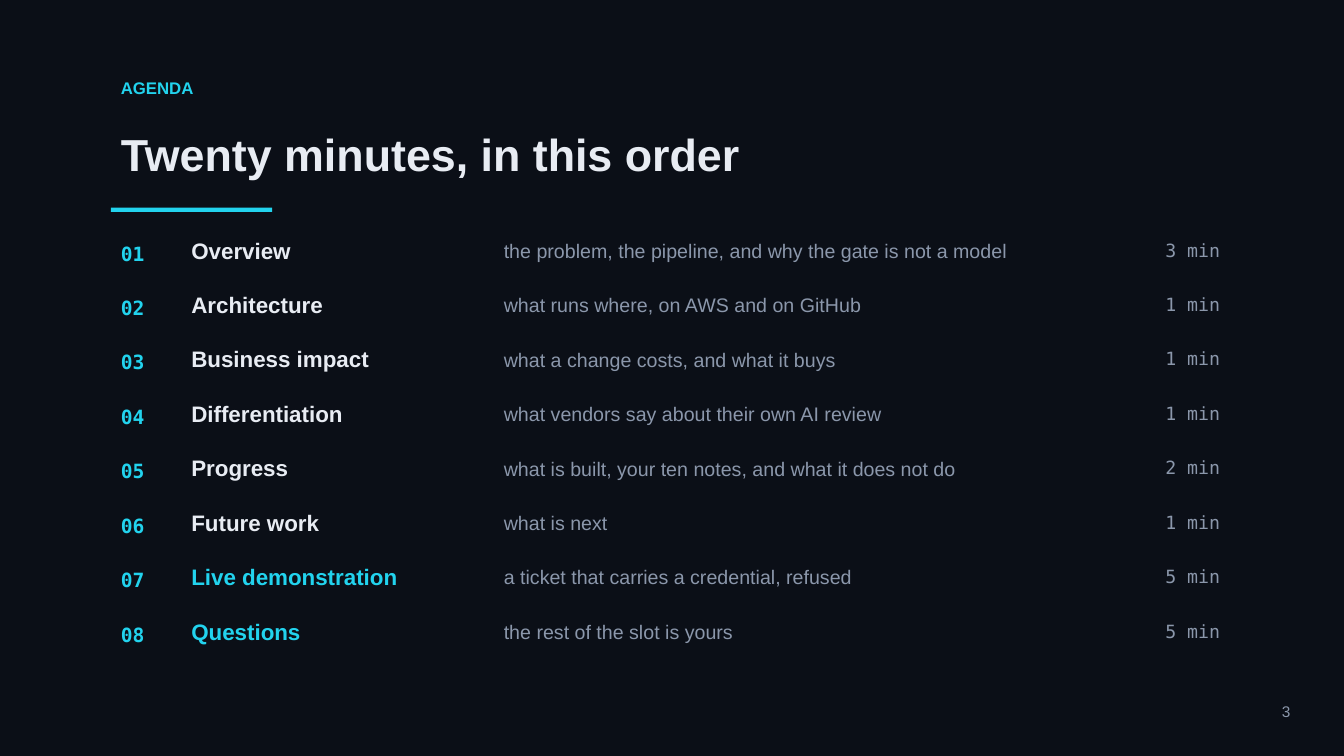
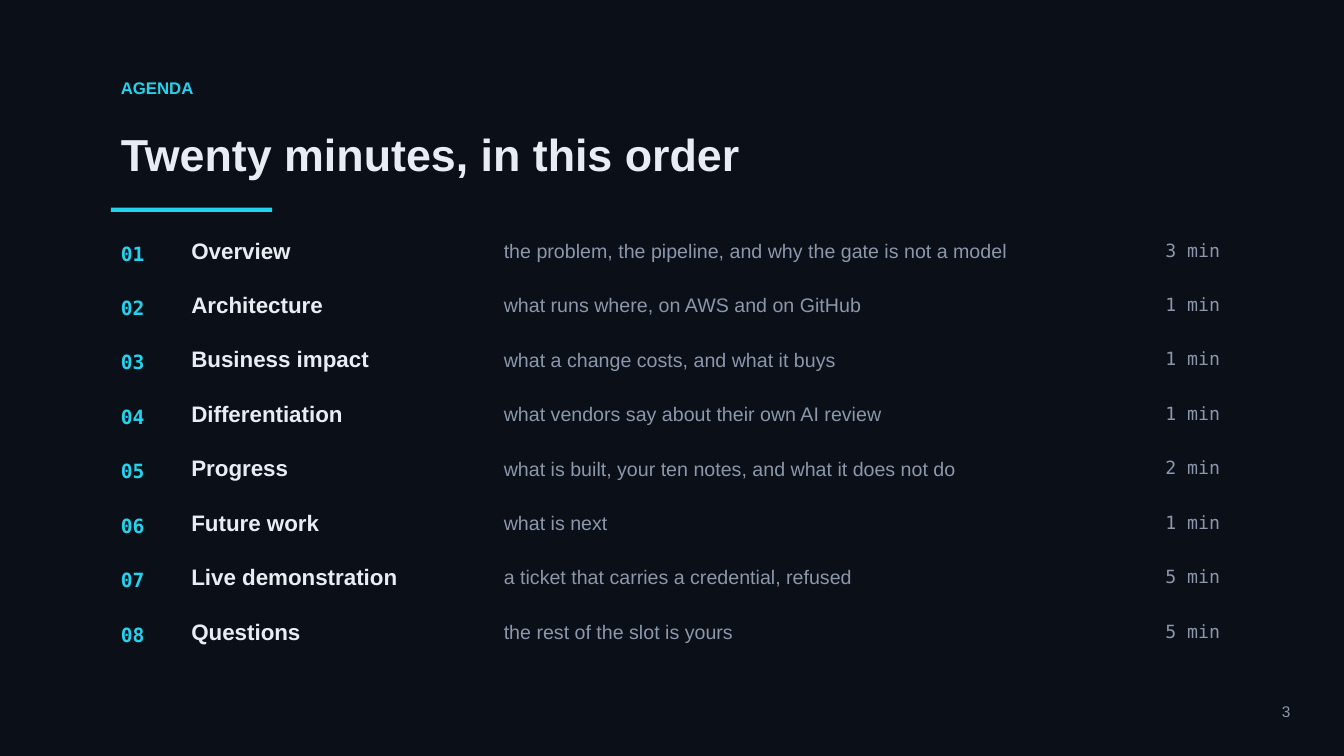
Before and after one commit to mohamedsorour1998/technical-presentations, a slide deck: slide 3 of talks/devops-hackathon-final/pitch/TheAgentOrg-Final.pptx. Drawn at 1344x756 pixels with LibreOffice and Linux fonts; fonts in the diff are those of the drawing. Boxes give left, top, right and bottom in pixels: in the first picture for what was removed or moved away, otherwise in the second. Text is boxed around its words. In the diff, an @@ line names an element or a change of style, - is before the commit and + after.

```diff
--- a/talks/devops-hackathon-final/pitch/TheAgentOrg-Final.pptx
+++ b/talks/devops-hackathon-final/pitch/TheAgentOrg-Final.pptx
@@ text "Live demonstration" at (191, 568, 397, 586): text colour #22D3EE to #E8ECF3 @@
@@ text "Questions" at (191, 623, 300, 645): text colour #22D3EE to #E8ECF3 @@
```
Also in this commit, not shown: 14 other slides changed, 3 other files.
